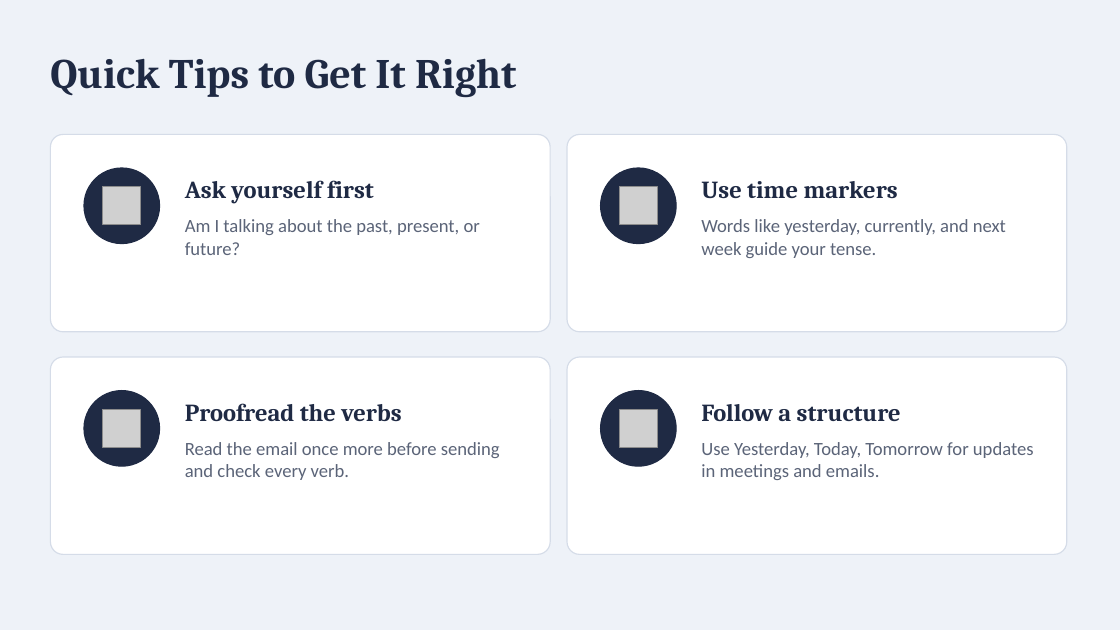
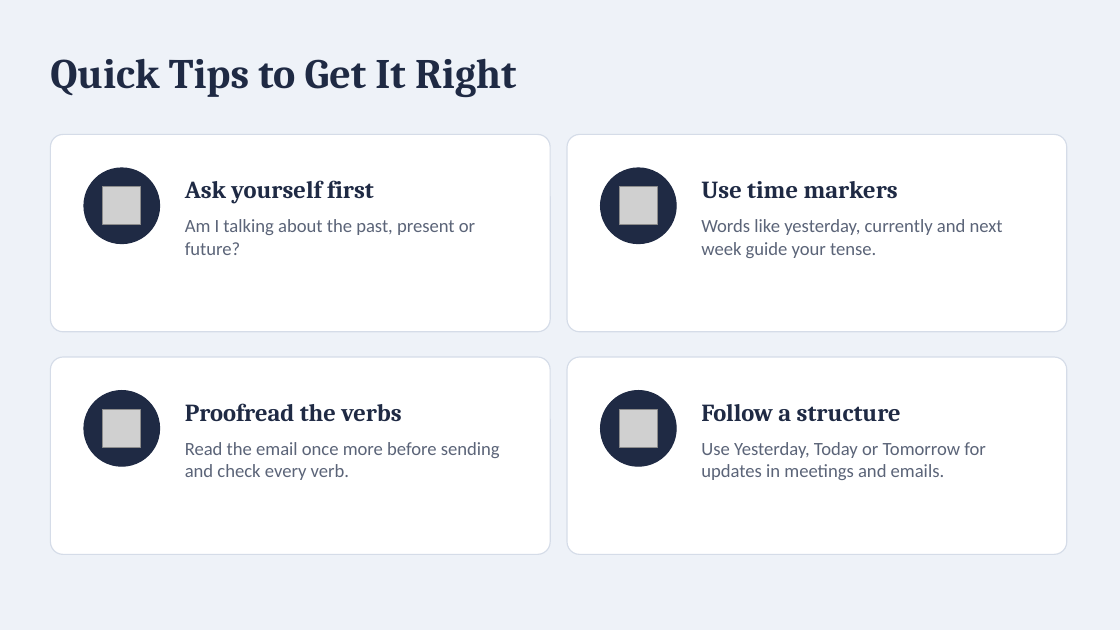
Before and after one commit to pal1avitanwar/Capstone-Project, a slide deck: slide 9 of Tense_Consistency_Meetings_Emails.pptx. Drawn at 1120x630 pixels with LibreOffice and Linux fonts; fonts in the diff are those of the drawing; grey boxes stand for pictures. Boxes give left, top, right and bottom in pixels: in the first picture for what was removed or moved away, otherwise in the second. Text is boxed around its words. In the diff, an @@ line names an element or a change of style, - is before the commit and + after.

```diff
--- a/Tense_Consistency_Meetings_Emails.pptx
+++ b/Tense_Consistency_Meetings_Emails.pptx
@@ text at (185, 219, 475, 255): text changed @@
-Am I talking about the past, present, or future?
+Am I talking about the past, present or future?
@@ text at (701, 219, 1003, 258): text changed @@
-Words like yesterday, currently, and next week guide your tense.
+Words like yesterday, currently and next week guide your tense.
@@ text at (701, 442, 986, 480): text changed @@
-Use Yesterday, Today, Tomorrow for updates in meetings and emails.
+Use Yesterday, Today or Tomorrow for updates in meetings and emails.
```
Also in this commit, not shown: 1 other slide changed, 1 slide added, 1 slide removed.
